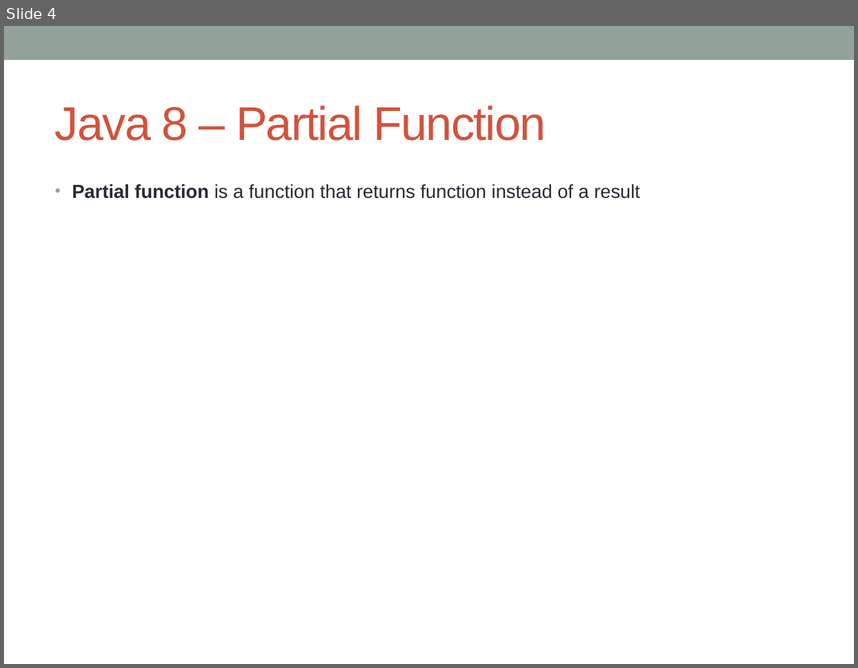
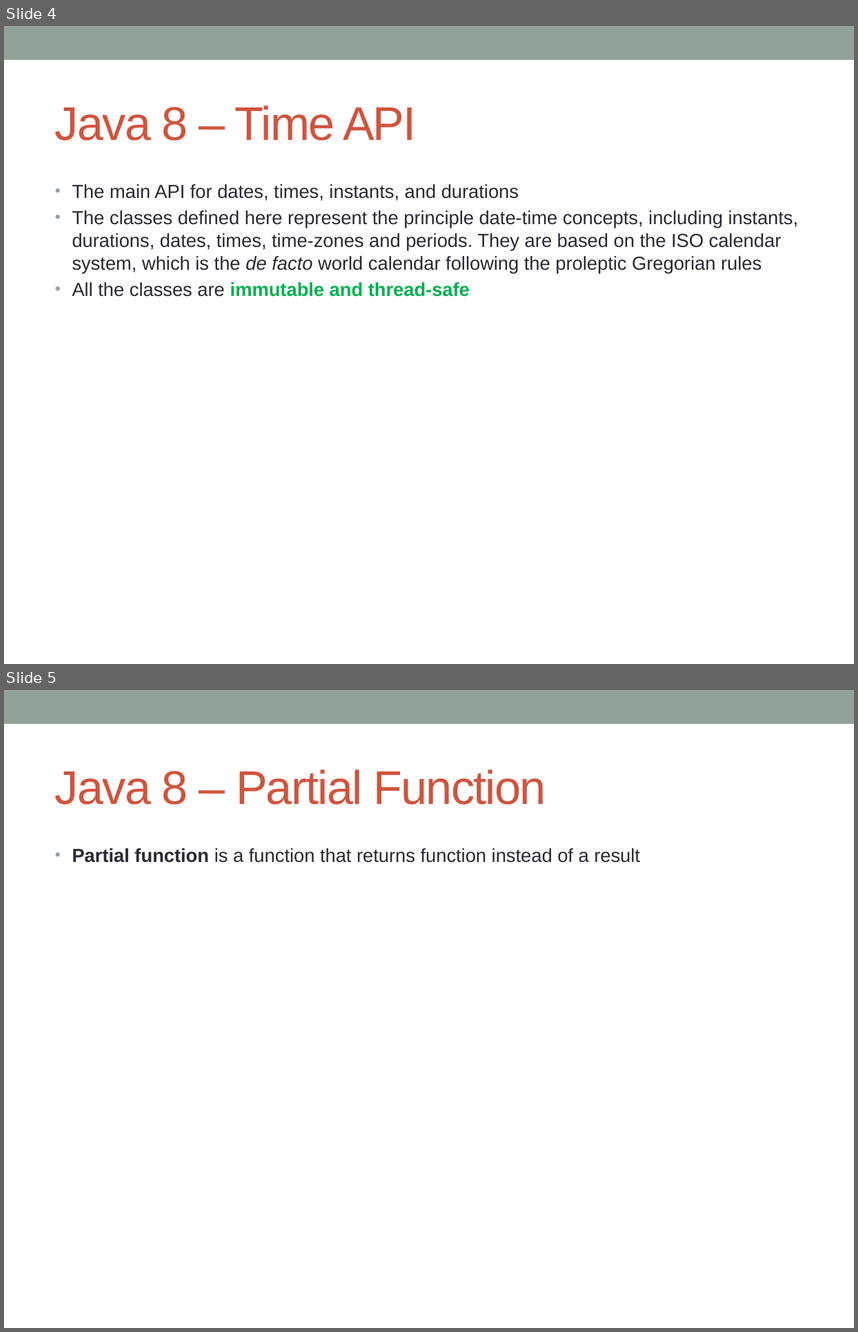
Before and after one commit to notionquest/ProjectDocumentation, a slide deck: Java8.pptx. Shown one above the other, each under a label of ours: slide 4 before the commit, slides 4 and 5 after it. The pictures are 858x668 and 858x1332 pixels, drawn with LibreOffice and Linux fonts; fonts in the diff are those of the drawing. Boxes give left, top, right and bottom in pixels: in the first picture for what was removed or moved away, otherwise in the second. Text is boxed around its words. In the diff, an @@ line names an element or a change of style, - is before the commit and + after.

Commit message:
core java and webservices

```diff
--- a/Java8.pptx
+++ b/Java8.pptx
@@ slide 4 added at [4, 26, 854, 664], background #FFFFFF; not listed: 1 template element that a slide beside it also shows @@
@@ title added at [55, 105, 417, 141], 40 pt, text #D2533C @@
+Java 8 – Time API
@@ text added at [72, 184, 799, 296], 16 pt, text #292934 @@
+• The main API for dates, times, instants, and durations
+• The classes defined here represent the principle date-time concepts, including instants, durations, dates, times, time-zones and periods. They are based on the ISO calendar system, which is the de facto world calendar following the proleptic Gregorian rules
+• All the classes are immutable and thread-safe
@@ what was slide 4 is now slide 5 @@
```
Also in this commit, not shown: 1 slide changed, 6 other files.
